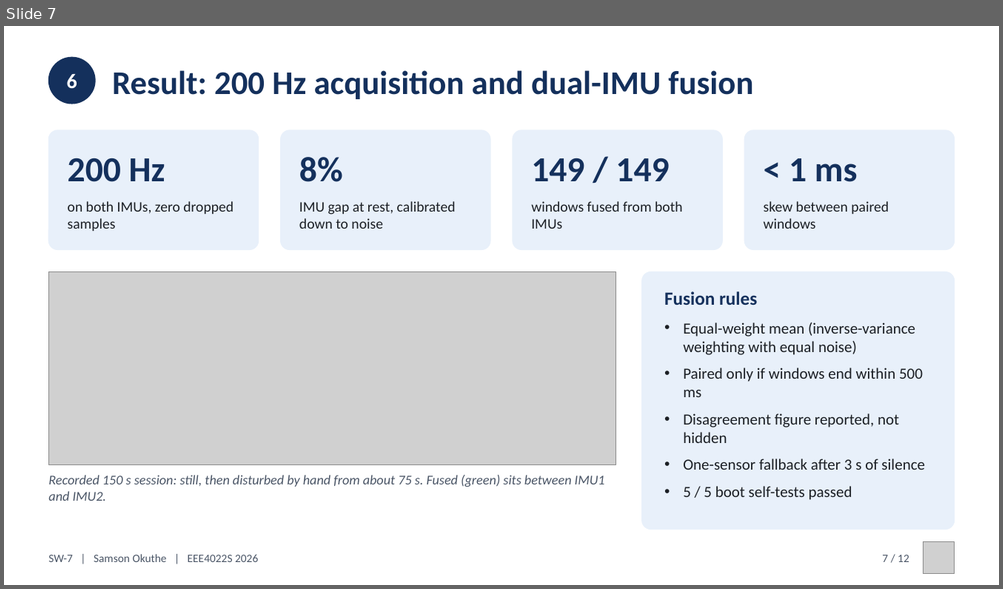
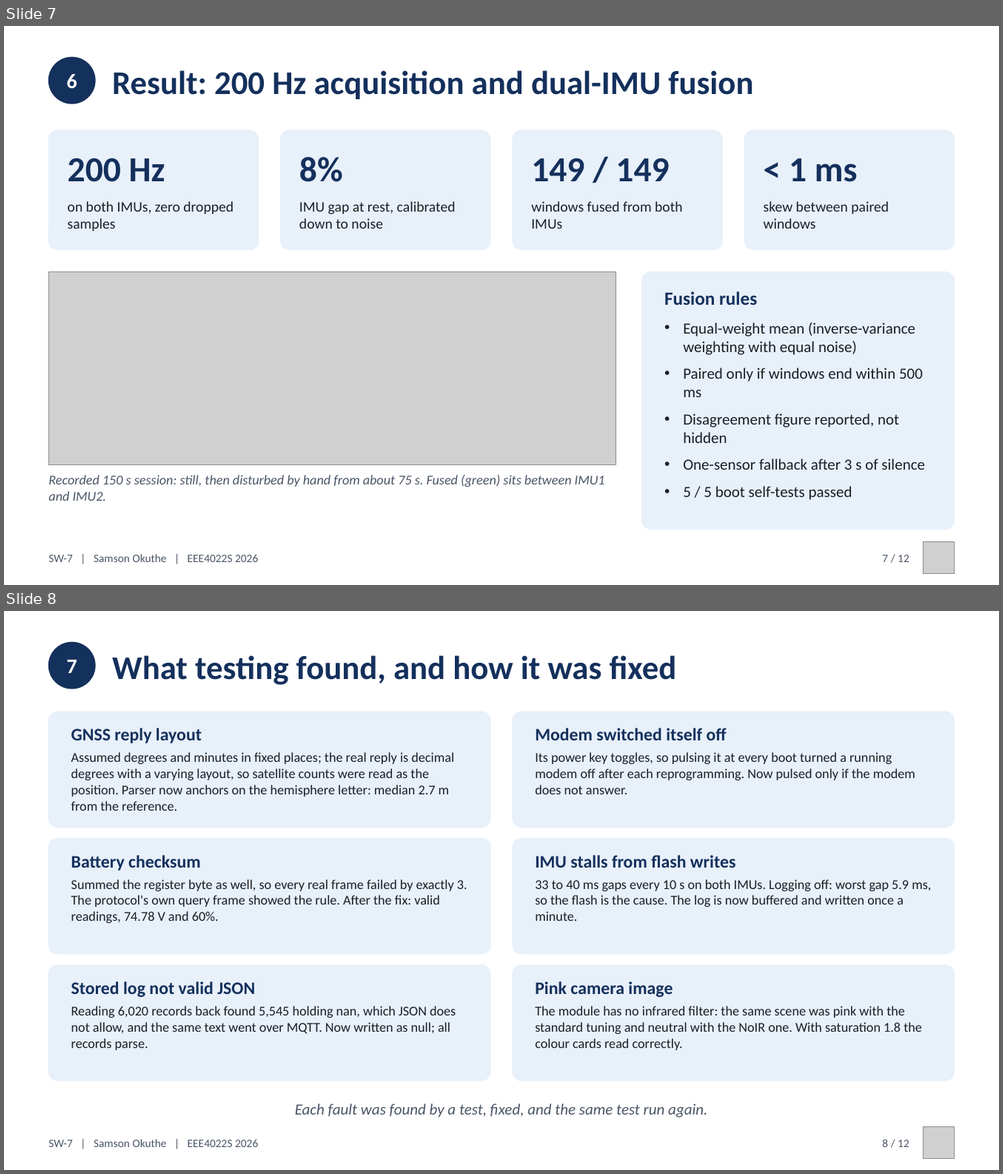
Before and after one commit to 0geder/Tukzie-HPEC-HUD, a slide deck: Presentation/SW7_Final_Presentation.pptx. Shown one above the other, each under a label of ours: slide 7 before the commit, slides 7 and 8 after it. The pictures are 1003x589 and 1003x1174 pixels, drawn with LibreOffice and Linux fonts; fonts in the diff are those of the drawing; grey boxes stand for pictures. Boxes give left, top, right and bottom in pixels: in the first picture for what was removed or moved away, otherwise in the second. Text is boxed around its words. In the diff, an @@ line names an element or a change of style, - is before the commit and + after.

```diff
--- a/Presentation/SW7_Final_Presentation.pptx
+++ b/Presentation/SW7_Final_Presentation.pptx
@@ slide 8 added at (4, 611, 999, 1170), background #FFFFFF @@
@@ ellipse added at (48, 642, 95, 689), fill #14305C, outline #14305C 1 pt @@
@@ text added at (67, 660, 77, 673), 20 pt, text #FFFFFF, bold @@
+7
@@ text added at (112, 655, 677, 685), 32 pt, text #14305C, bold @@
+What testing found, and how it was fixed
@@ rounded rectangle added at (48, 712, 490, 827), fill #E8F0FA, outline #E8F0FA 1 pt @@
@@ rounded rectangle added at (513, 712, 955, 827), fill #E8F0FA, outline #E8F0FA 1 pt @@
@@ text added at (71, 728, 202, 743), 17 pt, text #14305C, bold @@
+GNSS reply layout
@@ text added at (535, 728, 726, 741), 17 pt, text #14305C, bold @@
+Modem switched itself off
@@ text added at (71, 752, 454, 811), 13 pt, text #1B1F24 @@
+Assumed degrees and minutes in fixed places; the real reply is decimal degrees with a varying layout, so satellite counts were read as the position. Parser now anchors on the hemisphere letter: median 2.7 m from the reference.
@@ text added at (535, 752, 915, 795), 13 pt, text #1B1F24 @@
+Its power key toggles, so pulsing it at every boot turned a running modem off after each reprogramming. Now pulsed only if the modem does not answer.
@@ rounded rectangle added at (48, 839, 490, 954), fill #E8F0FA, outline #E8F0FA 1 pt @@
@@ rounded rectangle added at (513, 839, 955, 954), fill #E8F0FA, outline #E8F0FA 1 pt @@
@@ text added at (71, 855, 201, 871), 17 pt, text #14305C, bold @@
+Battery checksum
@@ text added at (535, 855, 736, 868), 17 pt, text #14305C, bold @@
+IMU stalls from flash writes
@@ text added at (71, 880, 467, 923), 13 pt, text #1B1F24 @@
+Summed the register byte as well, so every real frame failed by exactly 3. The protocol's own query frame showed the rule. After the fix: valid readings, 74.78 V and 60%.
@@ text added at (535, 880, 930, 921), 13 pt, text #1B1F24 @@
+33 to 40 ms gaps every 10 s on both IMUs. Logging off: worst gap 5.9 ms, so the flash is the cause. The log is now buffered and written once a minute.
@@ rounded rectangle added at (48, 965, 490, 1081), fill #E8F0FA, outline #E8F0FA 1 pt @@
@@ rounded rectangle added at (513, 965, 955, 1081), fill #E8F0FA, outline #E8F0FA 1 pt @@
@@ text added at (71, 982, 255, 997), 17 pt, text #14305C, bold @@
+Stored log not valid JSON
@@ text added at (535, 982, 672, 997), 17 pt, text #14305C, bold @@
+Pink camera image
@@ text added at (71, 1006, 455, 1051), 13 pt, text #1B1F24 @@
+Reading 6,020 records back found 5,545 holding nan, which JSON does not allow, and the same text went over MQTT. Now written as null; all records parse.
@@ text added at (535, 1006, 922, 1051), 13 pt, text #1B1F24 @@
+The module has no infrared filter: the same scene was pink with the standard tuning and neutral with the NoIR one. With saturation 1.8 the colour cards read correctly.
@@ text added at (295, 1104, 707, 1118), 15 pt, text #4A5566, italic @@
+Each fault was found by a test, fixed, and the same test run again.
@@ text added at (48, 1139, 258, 1147), 11 pt, text #4A5566 @@
+SW-7 | Samson Okuthe | EEE4022S 2026
@@ text added at (882, 1139, 909, 1147), 11 pt, text #4A5566 @@
+8 / 12
@@ picture added at (922, 1128, 954, 1159) @@
```
Also in this commit, not shown: 6 slides changed, 2 other slides added, 3 slides removed, 10 other files.
